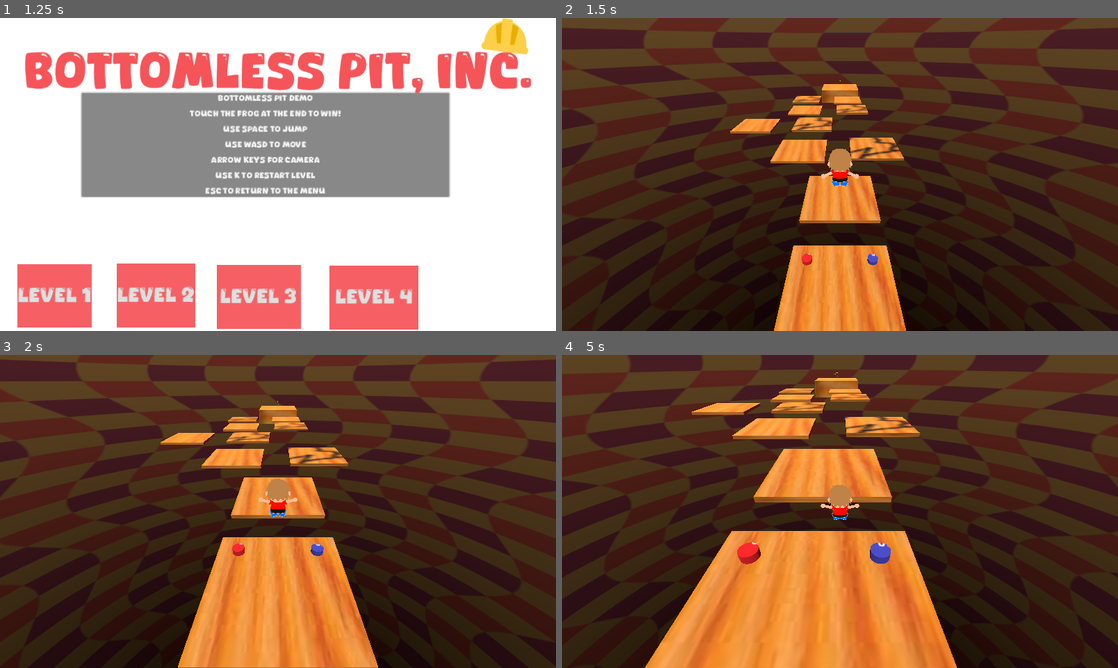
Above: before the commit, frames 1-4 (two rows, left to right).
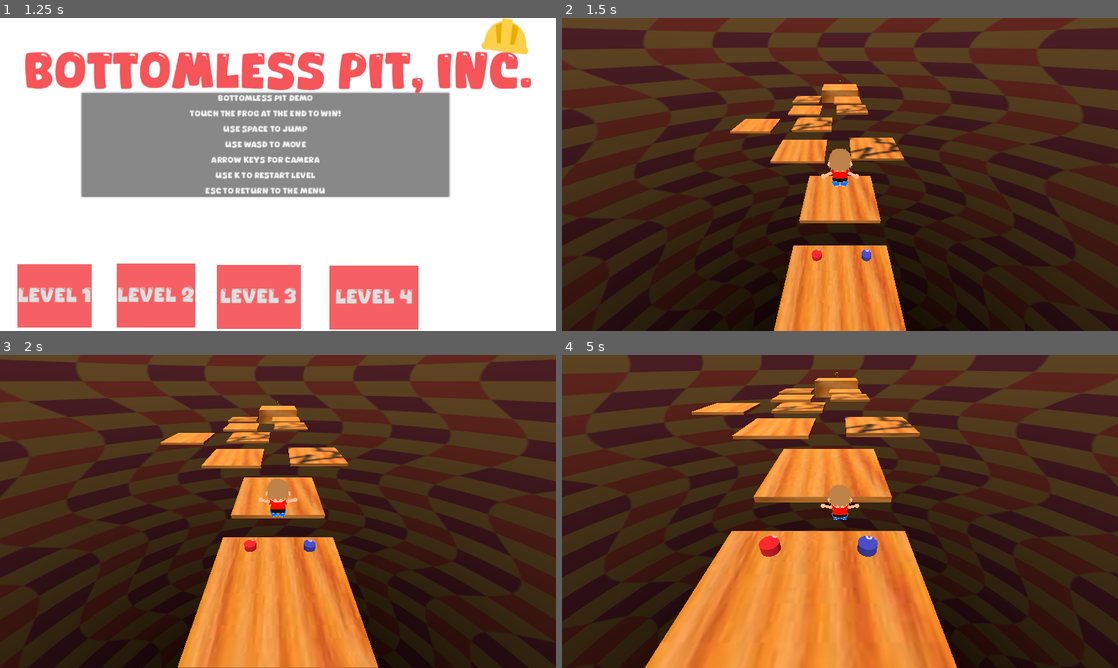
Above: after the commit, the same moments.

Repository: spoiboi/bottomlessPitInc2
Game: Godot game, scene res://Scenes/title_screen.tscn
The game is run twice, just before and just after one commit, with the same random seed, the same clock (stepped at 60 frames per second) and the same inputs.
Inputs:
- Up to frame 1 (1.25 s): click "BOTTOMLESS PIT DEMO TOUCH THE…" at 0.5 s
- Up to frame 2 (1.5 s): click "Level 1" at 1.25 s
- Up to frame 3 (2 s): no input
- Up to frame 4 (5 s): hold D (right) 2.03-2.78 s; tap Up (camera_down) at 2.1 s; tap Space (jump) at 2.27, 3.02, 4.52 s; hold S (back) 2.78-3.53 s; tap Left (camera_left) at 2.85 s; hold D (right) 3.53-4.28 s; tap Right (camera_right) at 3.6 s; hold W (forward) from 4.28 s (still down); tap Down (camera_up) at 4.35 s

Frame 1 is identical in both runs. In frame 2, 0.2% of the frame differs, in the area x 43-57%, y 74-80%; in frame 3, 0.3%; in frame 4, 0.8%, in the area x 31-60%, y 57-67%.

Commit message:
Buttons work now

Diff:
--- a/Levels/crumbling_hell.tscn
+++ b/Levels/crumbling_hell.tscn
@@ -8,7 +8,6 @@
 [ext_resource type="PackedScene" uid="uid://wkbbl7c6vjce" path="res://Backgrounds/funny_background1.tscn" id="6_c237c"]
 [ext_resource type="AudioStream" uid="uid://bs0xcs1jsiix6" path="res://Sounds/level.mp3" id="7_41rlv"]
 [ext_resource type="PackedScene" uid="uid://briu0fuadh25y" path="res://Scenes/onbutton.tscn" id="8_lfdah"]
-[ext_resource type="PackedScene" uid="uid://dmtw08nr7oowm" path="res://Scenes/ofbutton.tscn" id="10_0gx5i"]
 
 [node name="Node3D" type="Node3D"]
 
@@ -63,8 +62,5 @@
 stream = ExtResource("7_41rlv")
 autoplay = true
 
-[node name="Button" parent="." instance=ExtResource("8_lfdah")]
-transform = Transform3D(1, 0, 0, 0, 1, 0, 0, 0, 1, -3.25503, 0.869992, -1.39512)
-
-[node name="Ofbutton" parent="." instance=ExtResource("10_0gx5i")]
-transform = Transform3D(1, 0, 0, 0, 1, 0, 0, 0, 1, 3.242, 0.845767, -1.40307)
+[node name="Brother" parent="." instance=ExtResource("8_lfdah")]
+transform = Transform3D(1, 0, 0, 0, 1, 0, 0, 0, 1, -2.33663, 0.496332, -1.85148)
--- /dev/null
+++ b/Levels/funny level.tscn
@@ -0,0 +1,4 @@
+[gd_scene format=3 uid="uid://cadm5rj1gfph"]
+
+[node name="FunnyLevel" type="Node3D"]
+transform = Transform3D(1, 0, 0, 0, 1, 0, 0, 0, 1, 0, 12.3699, 0)
--- a/Scenes/onbutton.tscn
+++ b/Scenes/onbutton.tscn
@@ -1,7 +1,8 @@
-[gd_scene load_steps=7 format=3 uid="uid://briu0fuadh25y"]
+[gd_scene load_steps=10 format=3 uid="uid://briu0fuadh25y"]
 
 [ext_resource type="Script" path="res://Scripts/onbutton.gd" id="1_idcgc"]
 [ext_resource type="Texture2D" uid="uid://2oy25tq1mdxy" path="res://Assets/Untitled.png" id="2_3spkx"]
+[ext_resource type="Texture2D" uid="uid://rvh1ax4byvkb" path="res://Assets/Untitled1.png" id="3_fdqv4"]
 
 [sub_resource type="CylinderMesh" id="CylinderMesh_hei57"]
 
@@ -12,26 +13,52 @@
 height = 0.5
 
 [sub_resource type="CylinderShape3D" id="CylinderShape3D_tfsy0"]
-height = 0.5
-radius = 0.2
+height = 0.2
+radius = 0.4
 
-[node name="Button" type="Node3D"]
+[sub_resource type="CylinderMesh" id="CylinderMesh_vtjg6"]
+
+[sub_resource type="StandardMaterial3D" id="StandardMaterial3D_q2g3n"]
+albedo_texture = ExtResource("3_fdqv4")
+
+[node name="Brother" type="Node3D"]
 script = ExtResource("1_idcgc")
 
-[node name="MeshInstance3D" type="MeshInstance3D" parent="."]
+[node name="onMesh" type="MeshInstance3D" parent="."]
 transform = Transform3D(1, 0, 0, 0, 0.25, 0, 0, 0, 1, 0, 0, 0)
 mesh = SubResource("CylinderMesh_hei57")
 surface_material_override/0 = SubResource("StandardMaterial3D_q7idw")
 
-[node name="StaticBody3D" type="StaticBody3D" parent="."]
+[node name="onStaticShape" type="StaticBody3D" parent="."]
 
-[node name="CollisionShape3D" type="CollisionShape3D" parent="StaticBody3D"]
+[node name="onCollShape" type="CollisionShape3D" parent="onStaticShape"]
 shape = SubResource("CylinderShape3D_ngryn")
 
-[node name="nutz" type="Area3D" parent="."]
+[node name="onAreaShape" type="Area3D" parent="."]
 
-[node name="CollisionShape3D" type="CollisionShape3D" parent="nutz"]
+[node name="onCollAreaShape" type="CollisionShape3D" parent="onAreaShape"]
 transform = Transform3D(1, 0, 0, 0, 1, 0, 0, 0, 1, 0, 0.4, 0)
 shape = SubResource("CylinderShape3D_tfsy0")
 
-[connection signal="body_entered" from="nutz" to="." method="_on_nutz_body_entered"]
+[node name="offStaticShape" type="StaticBody3D" parent="."]
+transform = Transform3D(1, 0, 0, 0, 1, 0, 0, 0, 1, 5, 0, 0)
+
+[node name="offCollShape" type="CollisionShape3D" parent="offStaticShape"]
+shape = SubResource("CylinderShape3D_ngryn")
+
+[node name="offAreaShape" type="Area3D" parent="."]
+transform = Transform3D(1, 0, 0, 0, 1, 0, 0, 0, 1, 5, 0, 0)
+
+[node name="offCollAreaShape" type="CollisionShape3D" parent="offAreaShape"]
+transform = Transform3D(1, 0, 0, 0, 1, 0, 0, 0, 1, 0, 0.4, 0)
+shape = SubResource("CylinderShape3D_tfsy0")
+
+[node name="offMeshShape" type="MeshInstance3D" parent="."]
+transform = Transform3D(1, 0, 0, 0, 0.25, 0, 0, 0, 1, 5, 0, 0)
+mesh = SubResource("CylinderMesh_vtjg6")
+surface_material_override/0 = SubResource("StandardMaterial3D_q2g3n")
+
+[connection signal="body_entered" from="onAreaShape" to="." method="_on_on_area_shape_body_entered"]
+[connection signal="body_entered" from="onAreaShape" to="." method="_on_nutz_body_entered"]
+[connection signal="body_entered" from="offAreaShape" to="." method="_on_nutz_body_entered"]
+[connection signal="body_entered" from="offAreaShape" to="." method="_on_off_area_shape_body_entered"]
--- a/Scripts/onbutton.gd
+++ b/Scripts/onbutton.gd
@@ -10,9 +10,31 @@
 func _process(delta: float) -> void:
 	pass
 
-var count = 0
+var onCount = 0
+var offCount = 0
 
-func _on_nutz_body_entered(body: Node3D) -> void:
-	if (count < 2):
-		position.y -= 0.4
-	count = count + 1
+
+func _on_on_area_shape_body_entered(body: Node3D) -> void:
+	if (onCount == 0):
+		$onStaticShape.position.y -= .45
+		$onAreaShape.position.y -= .45
+		$onMesh.position.y -= .45
+		onCount = 1
+		if (offCount == 1):
+			offCount = 0
+			$offStaticShape.position.y += .45
+			$offAreaShape.position.y += .45
+			$offMeshShape.position.y += .45
+
+
+func _on_off_area_shape_body_entered(body: Node3D) -> void:
+	if (offCount == 0):
+		$offStaticShape.position.y -= .45
+		$offAreaShape.position.y -= .45
+		$offMeshShape.position.y -= .45
+		offCount = 1
+		if (onCount == 1):
+			onCount = 0
+			$onStaticShape.position.y += .45
+			$onAreaShape.position.y += .45
+			$onMesh.position.y += .45
Not shown: 1 places in Levels/crumbling_hell.tscn that only renumber resources
Not shown: 1 places in Scenes/offbutton.tscn that only renumber resources
